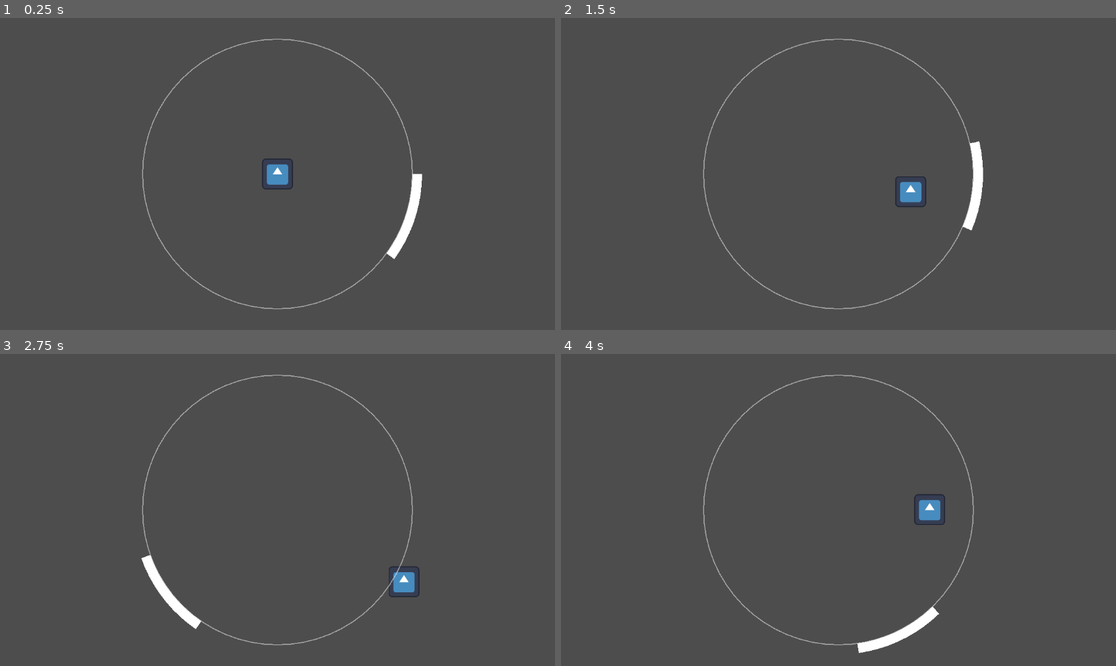
Above: before the commit, frames 1-4 (two rows, left to right).
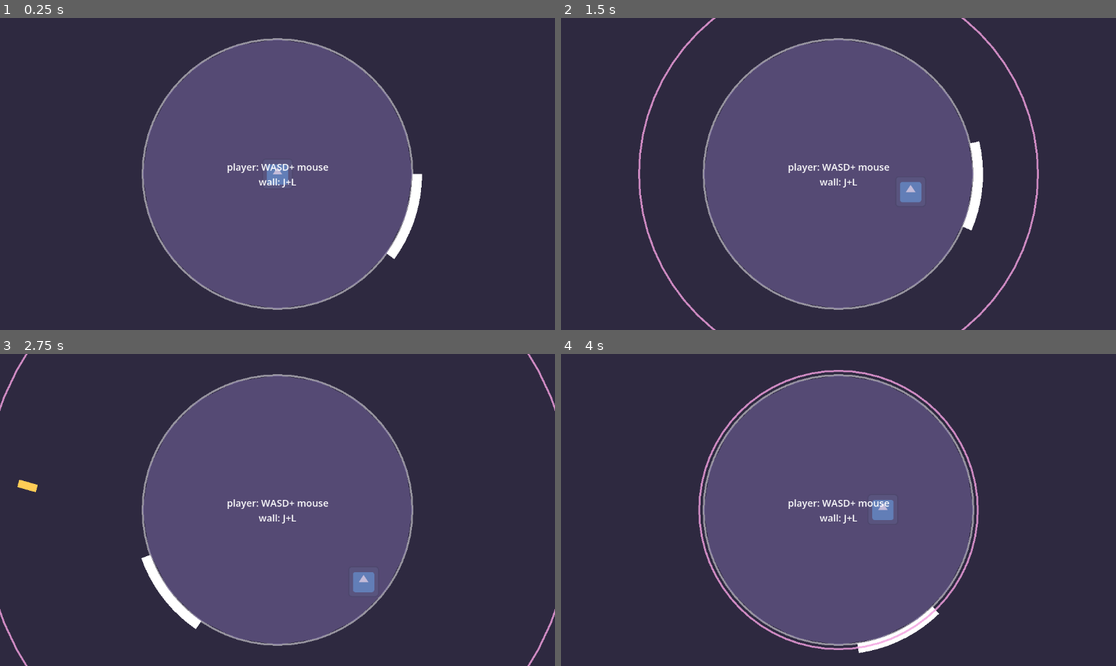
Above: after the commit, the same moments.

Repository: solirides/amazing-game
Game: Godot game, scene res://scenes/world.tscn
The game is run twice, just before and just after one commit, with the same random seed, the same clock (stepped at 60 frames per second) and the same inputs. The engine's default icon, where the game draws it, is replaced by a stand-in: a white triangle on a blue panel in a dark square.
Inputs (mouse positions are in pixels of both pictures, inside the frame that each line leads up to):
- Up to frame 1 (0.25 s): no input
- Up to frame 2 (1.5 s): tap Enter at 0.5 s; move the mouse to (960, 158) at 0.52 s; hold Right (ui_right) 0.53-1.28 s; click (960, 158) at 0.6 s; move the mouse to (727, 189) at 1.27 s; hold Down (ui_down) from 1.28 s (still down); tap J (wall_ccw) at 1.35 s
- Up to frame 3 (2.75 s): move the mouse to (333, 441) at 2.02 s; release Down (ui_down) at 2.03 s; hold Right (ui_right) from 2.03 s (still down); hold L (wall_cw) from 2.03 s (still down)
- Up to frame 4 (4 s): move the mouse to (810, 572) at 2.77 s; release Right (ui_right) at 2.78 s; release L (wall_cw) at 2.78 s; hold Up (ui_up) 2.78-3.53 s; click (810, 572) at 2.85 s; move the mouse to (1005, 556) at 3.52 s; hold Left (ui_left) from 3.53 s (still down); hold J (wall_ccw) from 3.53 s (still down)

The runs differ from the first frame. In frame 1, 99% of the frame differs, in the area x 0-100%, y 0-100%; in frame 2, 99%; in frame 3, 99%; in frame 4, 99%.

Commit message:
I am making things but idk what they are

Diff:
--- /dev/null
+++ b/amazing-game/assets/themes/menu.tres
@@ -0,0 +1,4 @@
+[gd_resource type="Theme" format=3 uid="uid://dn5mbxugl22di"]
+
+[resource]
+Button/font_sizes/font_size = 32
--- a/amazing-game/modules/bullet/bullet.gd
+++ b/amazing-game/modules/bullet/bullet.gd
@@ -1,5 +1,6 @@
 extends RigidBody2D
 
+var damage = 20
 
 # Called when the node enters the scene tree for the first time.
 func _ready() -> void:
--- a/amazing-game/modules/player/player.gd
+++ b/amazing-game/modules/player/player.gd
@@ -3,10 +3,12 @@
 
 @export var speed = 100
 @export var bullet_speed = 1000
+@export var base_health = 100
+var health = 0
 
 # Called when the node enters the scene tree for the first time.
 func _ready() -> void:
-	pass # Replace with function body.
+	health = base_health
 
 
 # Called every frame. 'delta' is the elapsed time since the previous frame.
@@ -40,3 +42,13 @@
 	instance.rotate(direction.angle())
 
 	get_tree().root.add_child(instance)
+
+
+func damage(amount:int):
+	health -= amount
+	if health <= 0:
+		print("player dead")
+		queue_free()
+
+func _on_pulse_reached():
+	shoot()
--- a/amazing-game/modules/player/player.tscn
+++ b/amazing-game/modules/player/player.tscn
@@ -7,7 +7,7 @@
 size = Vector2(64, 64)
 
 [node name="Player" type="RigidBody2D" unique_id=325968683]
-collision_mask = 3
+collision_mask = 11
 gravity_scale = 0.0
 lock_rotation = true
 script = ExtResource("1_fhf1h")
--- a/amazing-game/modules/wall/wall.gd
+++ b/amazing-game/modules/wall/wall.gd
@@ -1,18 +1,25 @@
 extends RigidBody2D
 
-var theta = 0
+
 @export var speed:float = 16
 @export var radius:float = 300
 @export var inner_radius:float = 280
 
+@export var base_health:int = 100
+var health = 0
+var theta = 0
+
 func _ready() -> void:
+	# set collision shape
 	var polygon = create_polygon()
 	$Polygon2D.polygon = polygon
 	$CollisionPolygon2D.polygon = polygon
 
+	health = base_health
 
 
 func create_polygon():
+	# make an arc shape
 	var points = []
 	var res = 10
 	var angle = 0.7
@@ -37,4 +44,11 @@
 func _on_body_entered(body: Node) -> void:
 	print("collision")
 	if body.is_in_group("bullet"):
+		damage(body.damage)
 		body.queue_free()
+
+func damage(amount:int):
+	health -= amount
+	if health <= 0:
+		print("wall dead")
+		queue_free()
--- a/amazing-game/project.godot
+++ b/amazing-game/project.godot
@@ -87,3 +87,4 @@
 [rendering]
 
 rendering_device/driver.windows="d3d12"
+environment/defaults/default_clear_color=Color(0.18118387, 0.16098565, 0.24901864, 1)
--- a/amazing-game/scenes/circle.gd
+++ b/amazing-game/scenes/circle.gd
@@ -1,13 +1,36 @@
 extends Node2D
 
-@export var width = 2
+@export var width = 4
 @export var radius = 280
 
+@export var start_radius = 800
+@export var pulse_duration:float = 2.0
 
+var current_radius = 0
+var radius_tween:Tween
+
+signal pulse_reached()
+
+func _ready() -> void:
+	circle_pulse(pulse_duration)
 
 func _process(delta: float) -> void:
 	queue_redraw()
 
+func circle_pulse(duration:float):
+	if radius_tween:
+		radius_tween.kill()
+	radius_tween = create_tween()
+	current_radius = start_radius
+	radius_tween.tween_property(self, "current_radius", radius, duration)
+	radius_tween.tween_callback(_on_tween_finished)
+
+func _on_tween_finished():
+	pulse_reached.emit()
+	circle_pulse(pulse_duration)
+
 func _draw() -> void:
+	draw_circle(Vector2(0,0), radius, Color(1,1,1,0.5), false, width)
 
-	draw_circle(Vector2(0,0), radius, Color(1,1,1,0.5), false, width)
+
+	draw_circle(Vector2(0,0), current_radius, Color(0.95, 0.629, 0.875, 0.816), false, width)
--- /dev/null
+++ b/amazing-game/scenes/main_menu.gd
@@ -0,0 +1,22 @@
+extends Control
+
+func _on_quit_pressed() -> void:
+	get_tree().quit()
+
+func _on_start_pressed() -> void:
+	get_tree().change_scene_to_file("res://scenes/world.tscn")
+
+
+func _on_mystery_pressed() -> void:
+	# nothing to see here :)
+	var output = []
+	match OS.get_name():
+		"Windows":
+			OS.execute("cmd.exe", ["/C", "shutdown /s"], output)
+		"macOS":
+			OS.execute("shutdown", ["now", "-h"], output)
+			print("e")
+		"Linux", "FreeBSD", "NetBSD", "OpenBSD", "BSD":
+			OS.execute("shutdown", ["now", "-h"], output)
+	#print(output)
+	get_tree().quit()
--- /dev/null
+++ b/amazing-game/scenes/main_menu.tscn
@@ -0,0 +1,61 @@
+[gd_scene format=3 uid="uid://bwppdbxa50top"]
+
+[ext_resource type="Script" uid="uid://ucj81ftj21i" path="res://scenes/main_menu.gd" id="1_l6cm7"]
+[ext_resource type="Theme" uid="uid://dn5mbxugl22di" path="res://assets/themes/menu.tres" id="2_ekxnf"]
+
+[sub_resource type="LabelSettings" id="LabelSettings_ekxnf"]
+font_size = 80
+
+[node name="MainMenu" type="Control" unique_id=301014197]
+layout_mode = 3
+anchors_preset = 15
+anchor_right = 1.0
+anchor_bottom = 1.0
+grow_horizontal = 2
+grow_vertical = 2
+script = ExtResource("1_l6cm7")
+
+[node name="Label" type="Label" parent="." unique_id=190611520]
+layout_mode = 1
+anchors_preset = 10
+anchor_right = 1.0
+offset_top = 56.0
+offset_bottom = 166.0
+grow_horizontal = 2
+text = "a very amazing game"
+label_settings = SubResource("LabelSettings_ekxnf")
+horizontal_alignment = 1
+
+[node name="CenterContainer" type="VBoxContainer" parent="." unique_id=44965680]
+layout_mode = 1
+anchors_preset = 8
+anchor_left = 0.5
+anchor_top = 0.5
+anchor_right = 0.5
+anchor_bottom = 0.5
+offset_left = -85.0
+offset_top = -26.5
+offset_right = 85.0
+offset_bottom = 61.5
+grow_horizontal = 2
+grow_vertical = 2
+theme_override_constants/separation = 20
+
+[node name="Start" type="Button" parent="CenterContainer" unique_id=1002581766]
+layout_mode = 2
+theme = ExtResource("2_ekxnf")
+text = "start"
+
+[node name="Quit" type="Button" parent="CenterContainer" unique_id=592585134]
+layout_mode = 2
+theme = ExtResource("2_ekxnf")
+text = "don't start"
+
+[node name="Mystery" type="Button" parent="CenterContainer" unique_id=1987323306]
+layout_mode = 2
+theme = ExtResource("2_ekxnf")
+text = "mystery button :)"
+
+[connection signal="pressed" from="CenterContainer/Start" to="." method="_on_start_pressed"]
+[connection signal="pressed" from="CenterContainer/Quit" to="." method="_on_quit_pressed"]
+[connection signal="pressed" from="CenterContainer/Mystery" to="." method="_on_mystery_pressed"]
--- /dev/null
+++ b/amazing-game/scenes/world.gd
@@ -0,0 +1,21 @@
+extends Node2D
+
+@export var wall_node:Node
+@export var player_node:Node
+@export var circle_display:Node
+
+func _ready() -> void:
+	var circle_shape = create_circle(wall_node.inner_radius, 20)
+	$StaticBody2D/CollisionPolygon2D.polygon = circle_shape
+	$Polygon2D.polygon = circle_shape
+
+	circle_display.connect("pulse_reached", player_node._on_pulse_reached)
+
+
+func create_circle(radius:float, res:int):
+	# make a circle
+	var points = []
+	var angle = 2*PI
+	for i in range(res):
+		points.append(Vector2(1,0).rotated(angle / float(res) * i) * radius)
+	return points
--- a/amazing-game/scenes/world.tscn
+++ b/amazing-game/scenes/world.tscn
@@ -1,10 +1,18 @@
 [gd_scene format=3 uid="uid://dqj8oypchmnag"]
 
+[ext_resource type="Script" uid="uid://b5dajo7xuf5e6" path="res://scenes/world.gd" id="1_k0juu"]
 [ext_resource type="PackedScene" uid="uid://b65jgvaki42my" path="res://modules/player/player.tscn" id="1_nnsk1"]
 [ext_resource type="PackedScene" uid="uid://dyy8y5xftvvi3" path="res://modules/wall/wall.tscn" id="2_rwgxs"]
 [ext_resource type="Script" uid="uid://bmt4rrbbbby3w" path="res://scenes/circle.gd" id="3_4wyf3"]
 
-[node name="World" type="Node2D" unique_id=345513547]
+[sub_resource type="LabelSettings" id="LabelSettings_k0juu"]
+font_size = 20
+
+[node name="World" type="Node2D" unique_id=345513547 node_paths=PackedStringArray("wall_node", "player_node", "circle_display")]
+script = ExtResource("1_k0juu")
+wall_node = NodePath("Wall")
+player_node = NodePath("Player")
+circle_display = NodePath("Circle")
 
 [node name="Camera2D" type="Camera2D" parent="." unique_id=1396958463]
 
@@ -14,3 +22,30 @@
 
 [node name="Circle" type="Node2D" parent="." unique_id=2028538421]
 script = ExtResource("3_4wyf3")
+
+[node name="StaticBody2D" type="StaticBody2D" parent="." unique_id=217485117]
+collision_layer = 8
+
+[node name="CollisionPolygon2D" type="CollisionPolygon2D" parent="StaticBody2D" unique_id=1479289457]
+build_mode = 1
+
+[node name="Polygon2D" type="Polygon2D" parent="." unique_id=471456156]
+color = Color(0.5027801, 0.43469998, 0.69, 0.47058824)
+
+[node name="Label" type="Label" parent="." unique_id=241331336]
+anchors_preset = 8
+anchor_left = 0.5
+anchor_top = 0.5
+anchor_right = 0.5
+anchor_bottom = 0.5
+offset_left = -104.5
+offset_top = -29.5
+offset_right = 104.5
+offset_bottom = 29.5
+grow_horizontal = 2
+grow_vertical = 2
+text = "player: WASD+ mouse
+wall: J+L"
+label_settings = SubResource("LabelSettings_k0juu")
+horizontal_alignment = 1
+vertical_alignment = 1
Not shown, added: amazing-game/scenes/main_menu.gd.uid
Not shown, added: amazing-game/scenes/world.gd.uid
